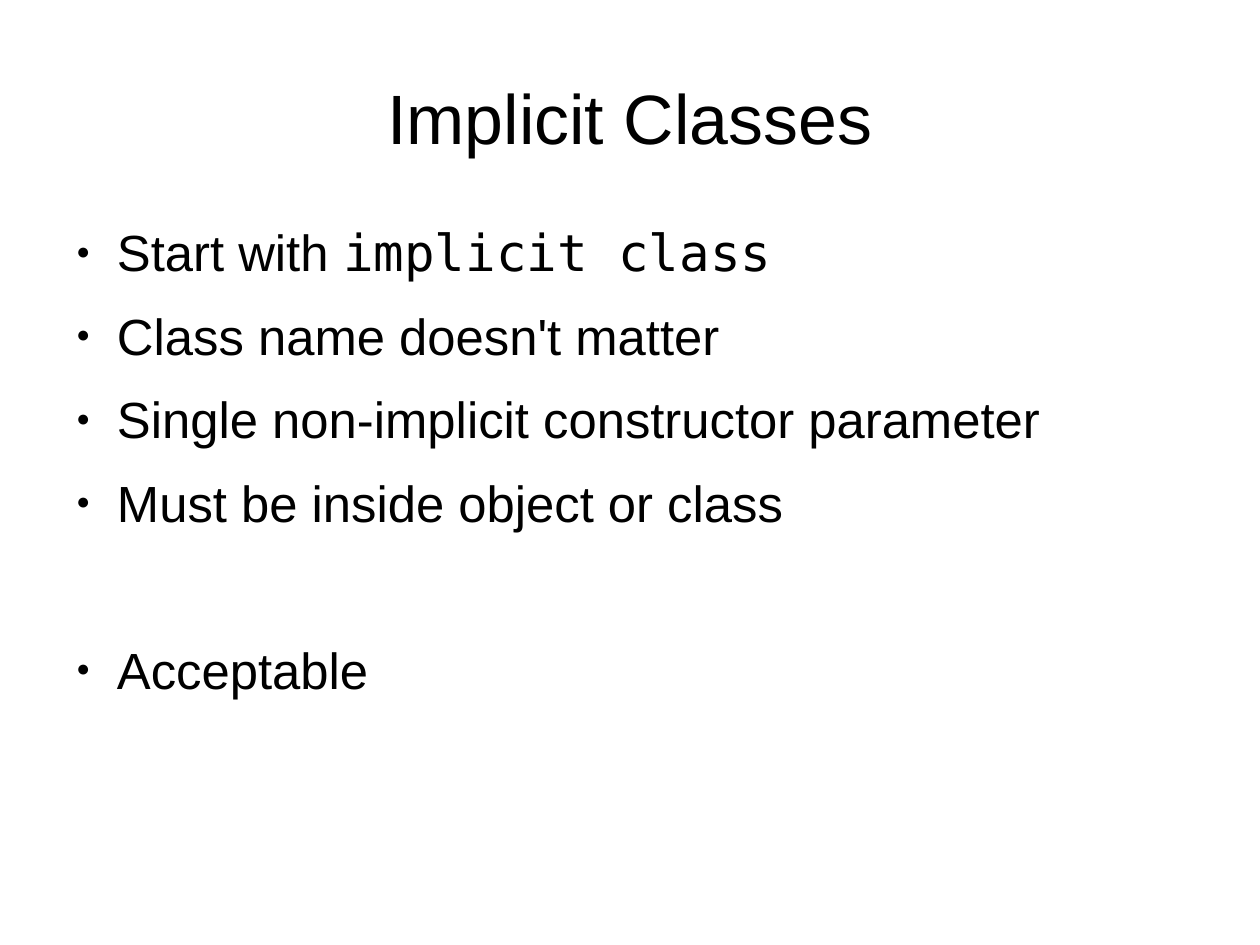
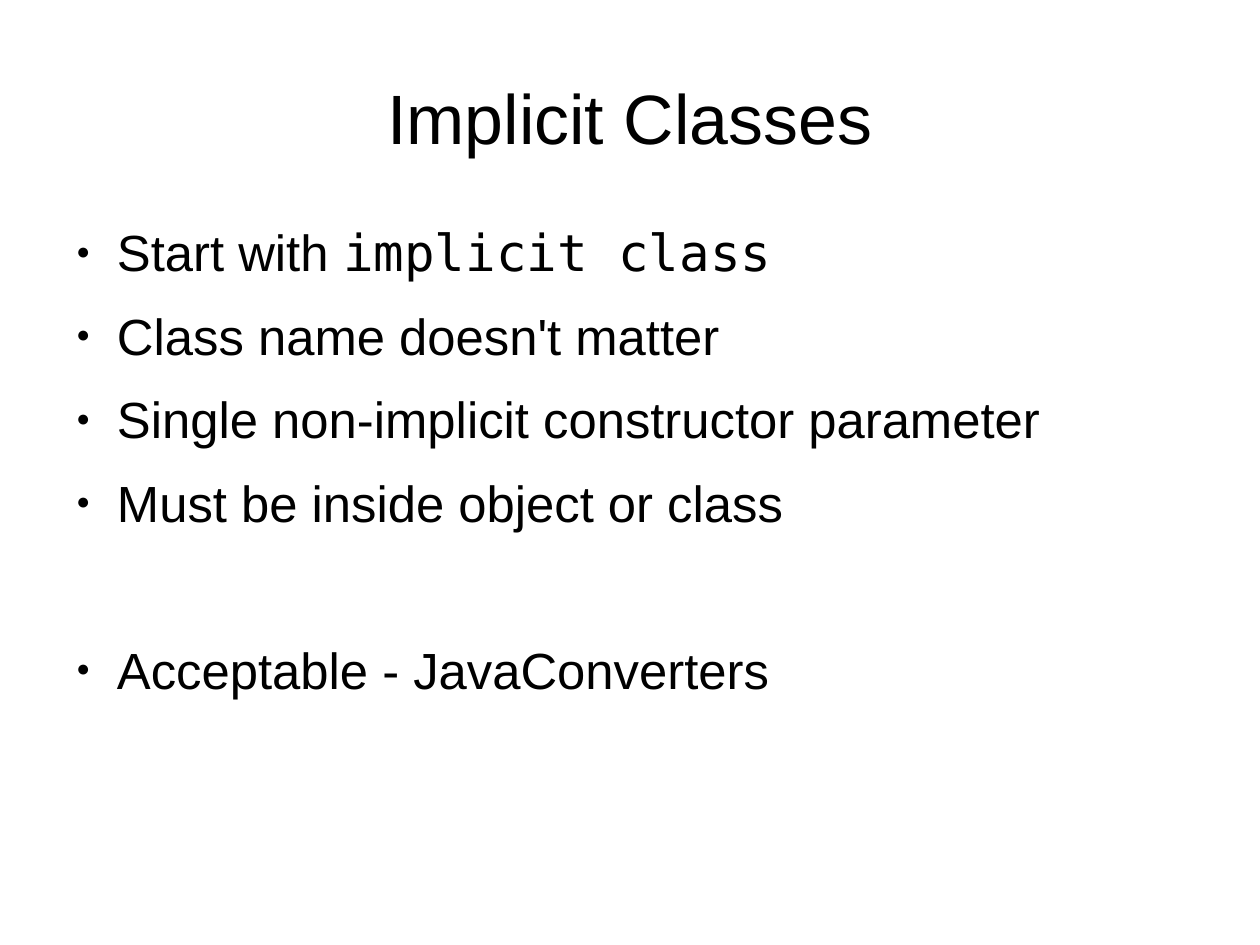
Before and after one commit to dnwiebe/ScalaImplicits, a slide deck: slide 4 of slides.odp. Drawn at 1260x945 pixels with LibreOffice and Linux fonts; fonts in the diff are those of the drawing. Boxes give left, top, right and bottom in pixels: in the first picture for what was removed or moved away, otherwise in the second. Text is boxed around its words. In the diff, an @@ line names an element or a change of style, - is before the commit and + after.

Commit message:
Added info about JavaConverters and JavaConversions

```diff
--- a/slides.odp
+++ b/slides.odp
@@ text at <box>117,652,769,699</box>: text changed @@
-● Acceptable
+● Acceptable - JavaConverters
```
Also in this commit, not shown: 1 other slide changed, 2 other files.
